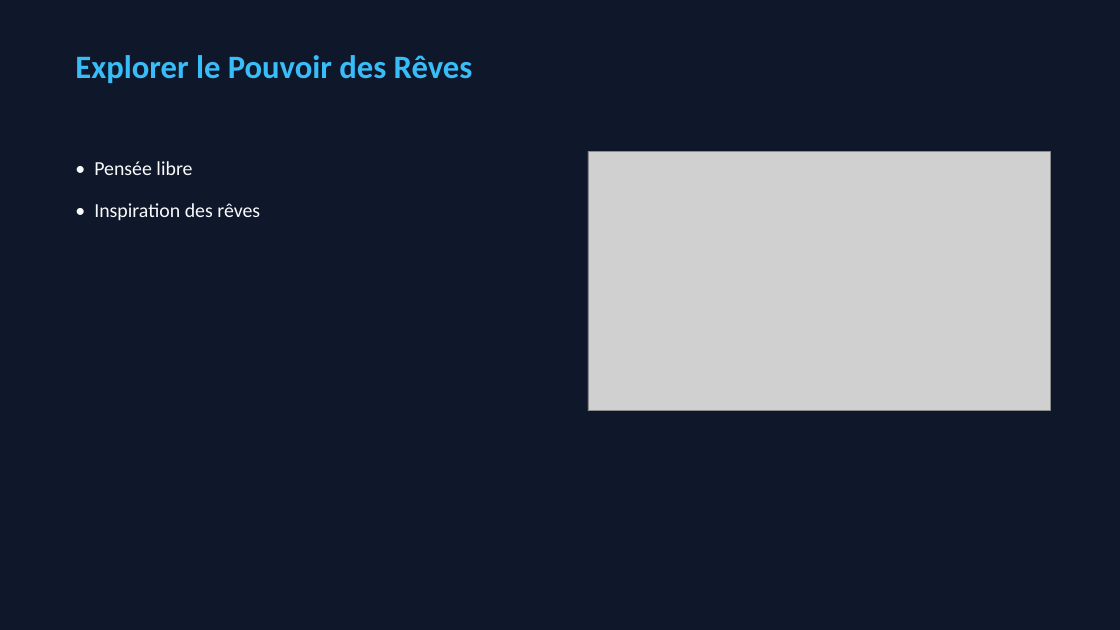
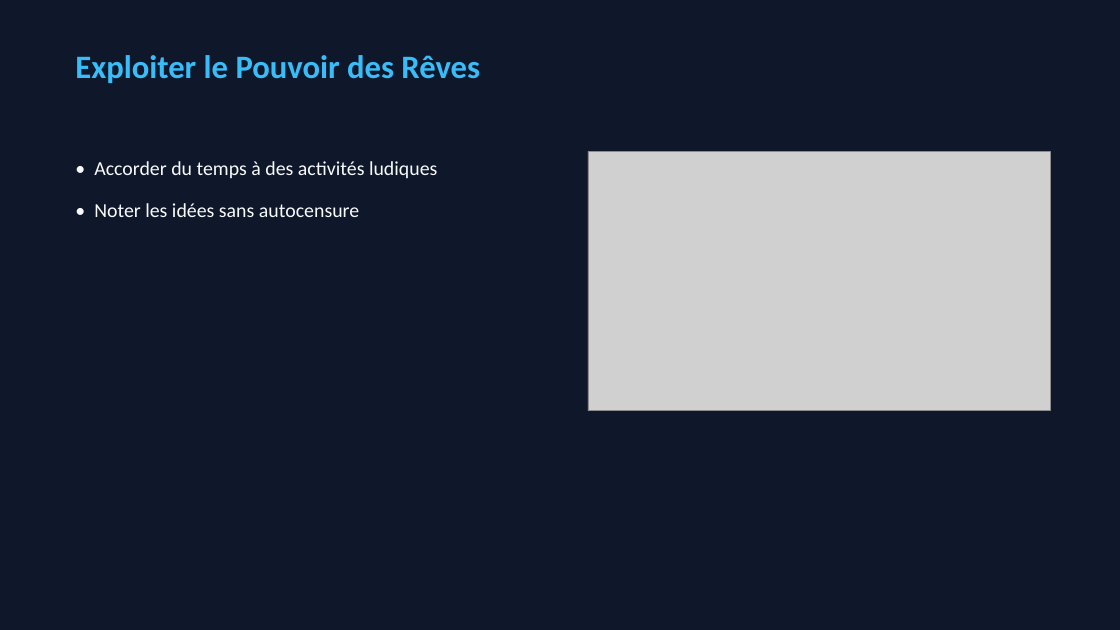
Before and after one commit to caroheymes/video-2-powerpoint-and-more, a slide deck: slide 4 of demo/output/presentation.pptx. Drawn at 1120x630 pixels with LibreOffice and Linux fonts; fonts in the diff are those of the drawing; grey boxes stand for pictures. Boxes give left, top, right and bottom in pixels: in the first picture for what was removed or moved away, otherwise in the second. Text is boxed around its words. In the diff, an @@ line names an element or a change of style, - is before the commit and + after.

```diff
--- a/demo/output/presentation.pptx
+++ b/demo/output/presentation.pptx
@@ text at [75,55,480,83]: text changed @@
-Explorer le Pouvoir des Rêves
+Exploiter le Pouvoir des Rêves
@@ text at [94,161,437,217]: text changed @@
-• Pensée libre
-• Inspiration des rêves
+• Accorder du temps à des activités ludiques
+• Noter les idées sans autocensure
```
Also in this commit, not shown: 9 other slides changed, 18 other files.
